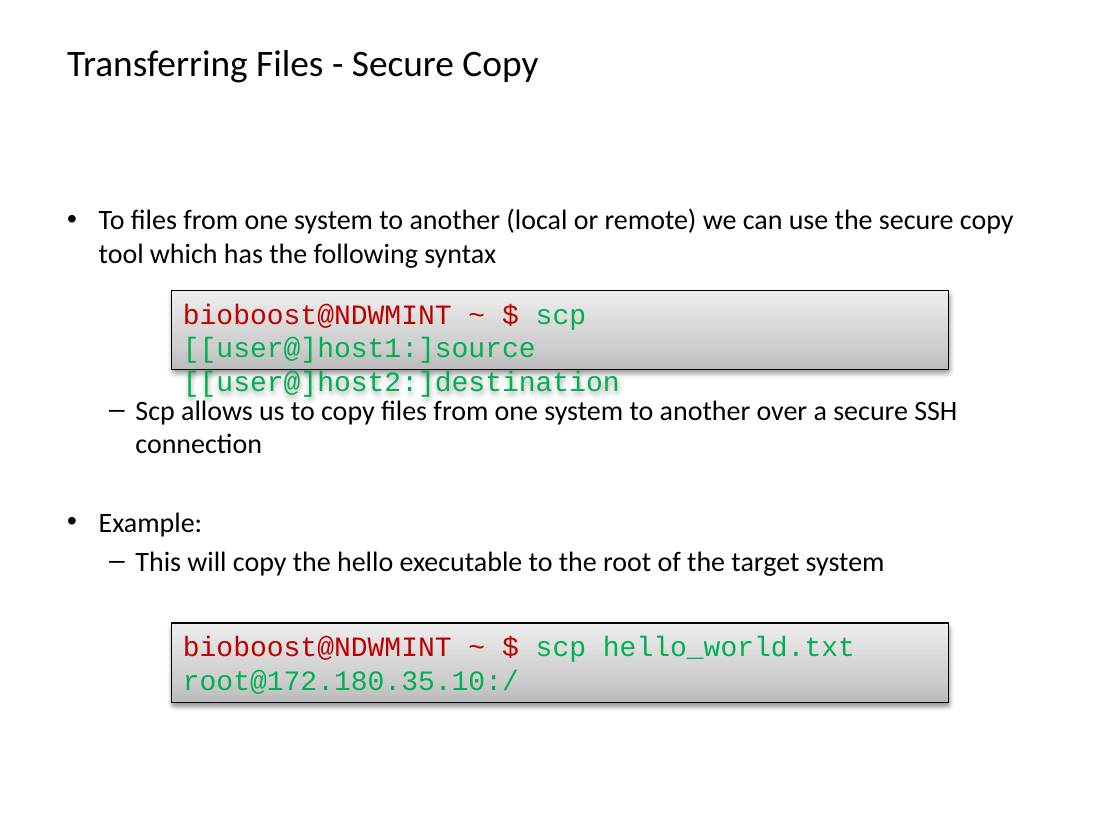
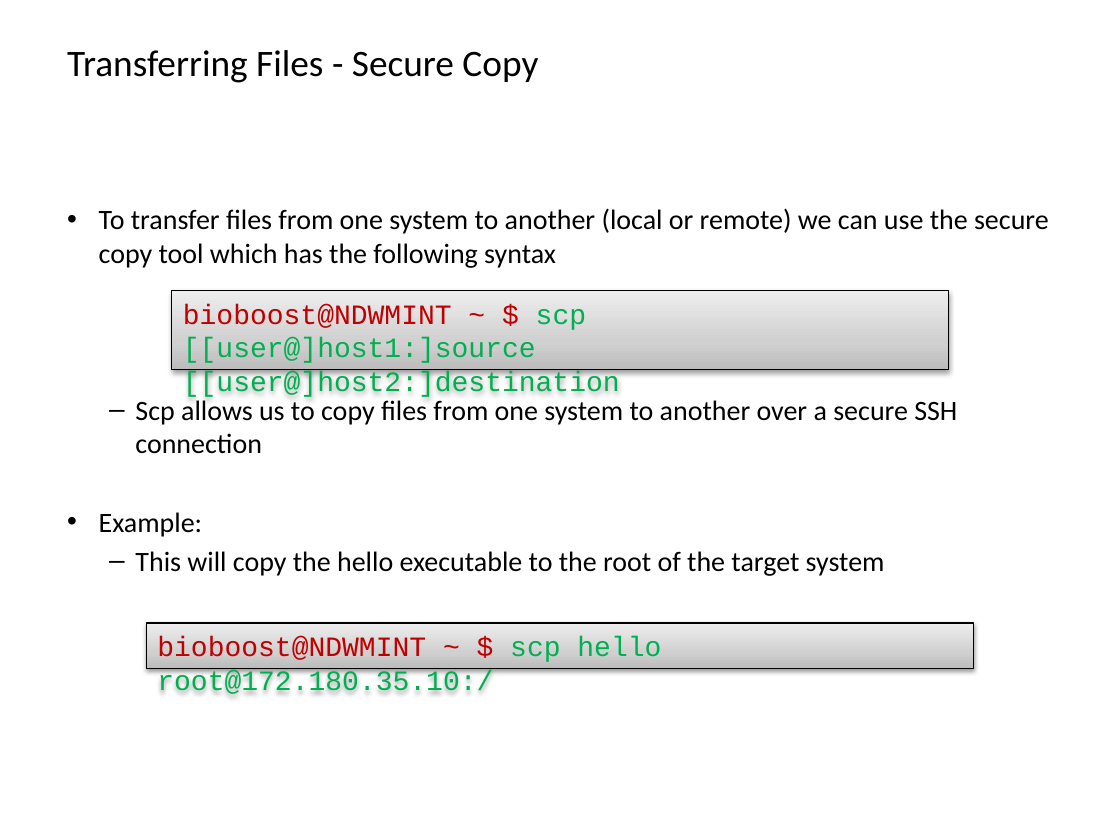
Before and after one commit to BioBoost/multimediatechnieken, a slide deck: slide 14 of slides/raspberry_pi_2_crosscompilation.pptx (slide 15 before the commit). Drawn at 1120x840 pixels with LibreOffice and Linux fonts; fonts in the diff are those of the drawing; background and template pictures are left out. Boxes give left, top, right and bottom in pixels: in the first picture for what was removed or moved away, otherwise in the second. Text is boxed around its words. In the diff, an @@ line names an element or a change of style, - is before the commit and + after.

```diff
--- a/slides/raspberry_pi_2_crosscompilation.pptx
+++ b/slides/raspberry_pi_2_crosscompilation.pptx
@@ text at <box>99,208,1049,268</box>: text changed @@
-• To files from one system to another (local or remote) we can use the secure copy tool which has the following syntax
+• To transfer files from one system to another (local or remote) we can use the secure copy tool which has the following syntax
@@ rectangle "bioboost@NDWMINT ~ $ scp hello ...": place and size @@
-rectangle "bioboost@NDWMINT ~ $ scp hello ..." at <box>171,623,948,702</box>
+rectangle "bioboost@NDWMINT ~ $ scp hello ..." at <box>147,623,974,668</box>
@@ text in rectangle at <box>157,636,661,694</box>: text changed @@
-bioboost@NDWMINT ~ $ scp hello_world.txt root@172.180.35.10:/
+bioboost@NDWMINT ~ $ scp hello root@172.180.35.10:/
```
Also in this commit, not shown: 3 other slides changed, 1 slide added, 3 slides removed, 2 other files.
